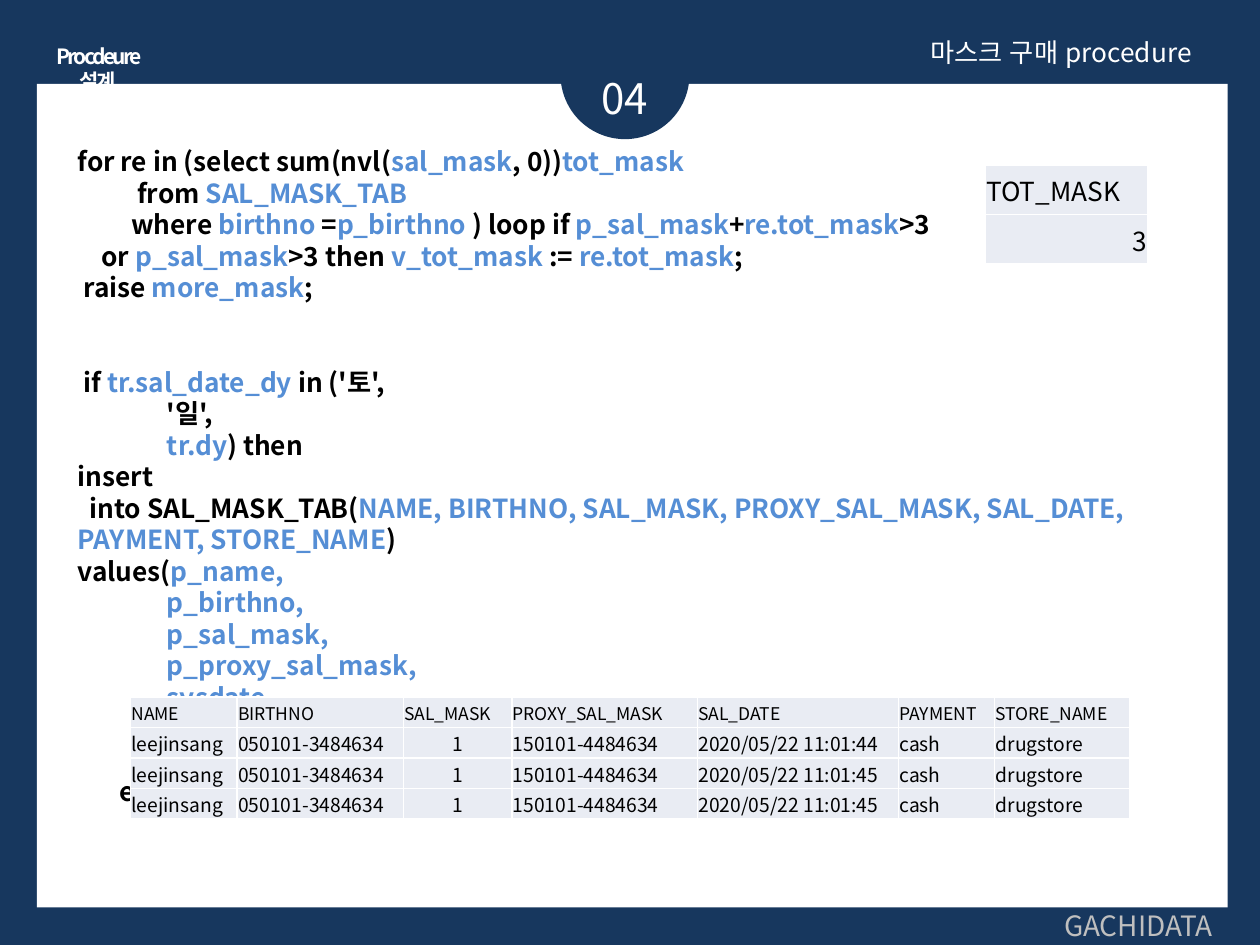
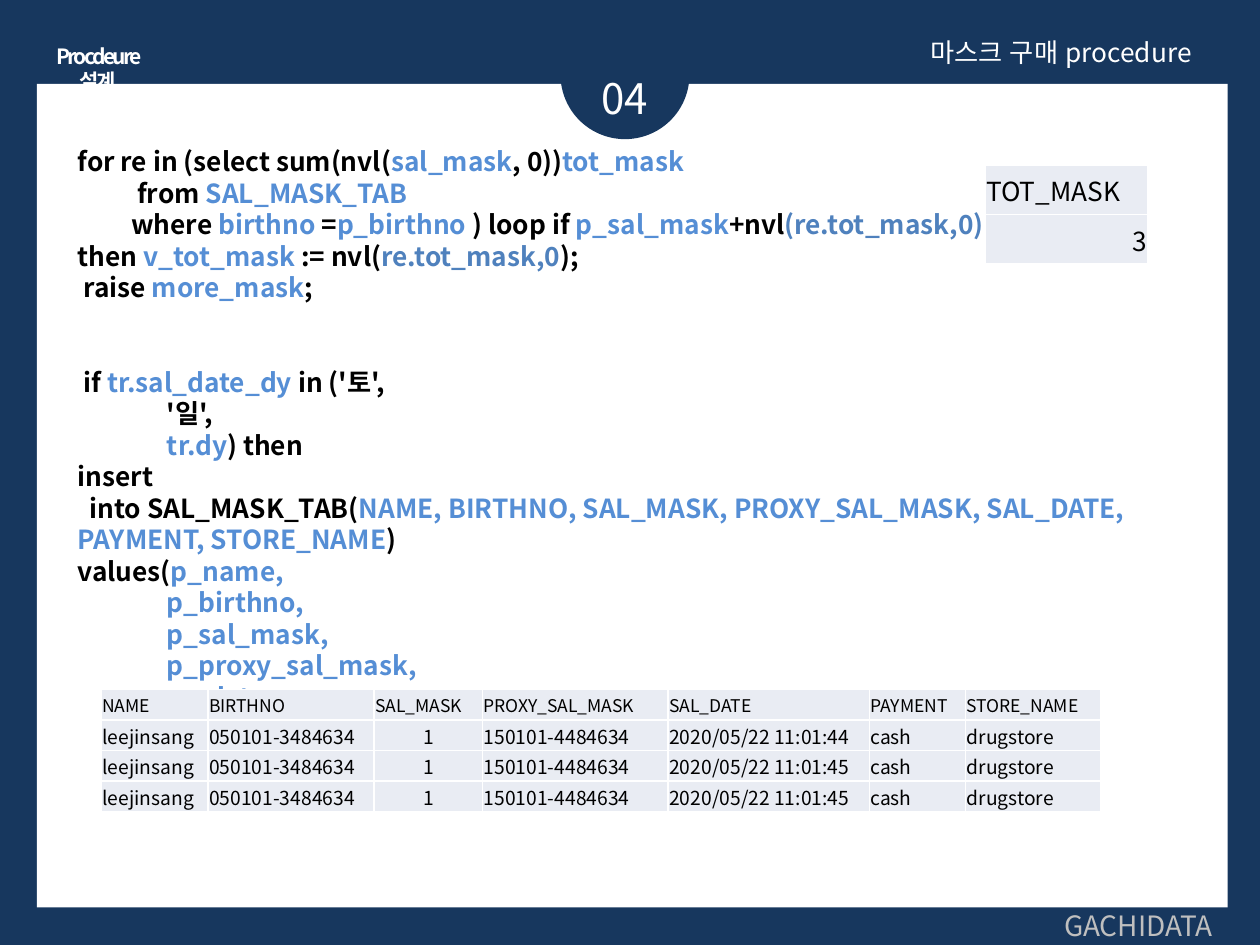
Before and after one commit to Monoreil/edu-sql, a slide deck: slide 17 of 11차SQL_hyeongmin.pptx. Drawn at 1260x945 pixels with LibreOffice and Linux fonts; fonts in the diff are those of the drawing. Boxes give left, top, right and bottom in pixels: in the first picture for what was removed or moved away, otherwise in the second. Text is boxed around its words. In the diff, an @@ line names an element or a change of style, - is before the commit and + after.

```diff
--- a/11차SQL_hyeongmin.pptx
+++ b/11차SQL_hyeongmin.pptx
@@ text at <box>78,212,1015,272</box>: text changed @@
-where birthno =p_birthno ) loop if p_sal_mask+re.tot_mask>3
-or p_sal_mask>3 then v_tot_mask := re.tot_mask;
+where birthno =p_birthno ) loop if p_sal_mask+nvl(re.tot_mask,0)>3
+then v_tot_mask := nvl(re.tot_mask,0);
@@ table: place and size @@
-table at <box>130,697,1129,821</box>
+table at <box>101,689,1100,814</box>
```
Also in this commit, not shown: 3 other slides changed, 1 other file.
